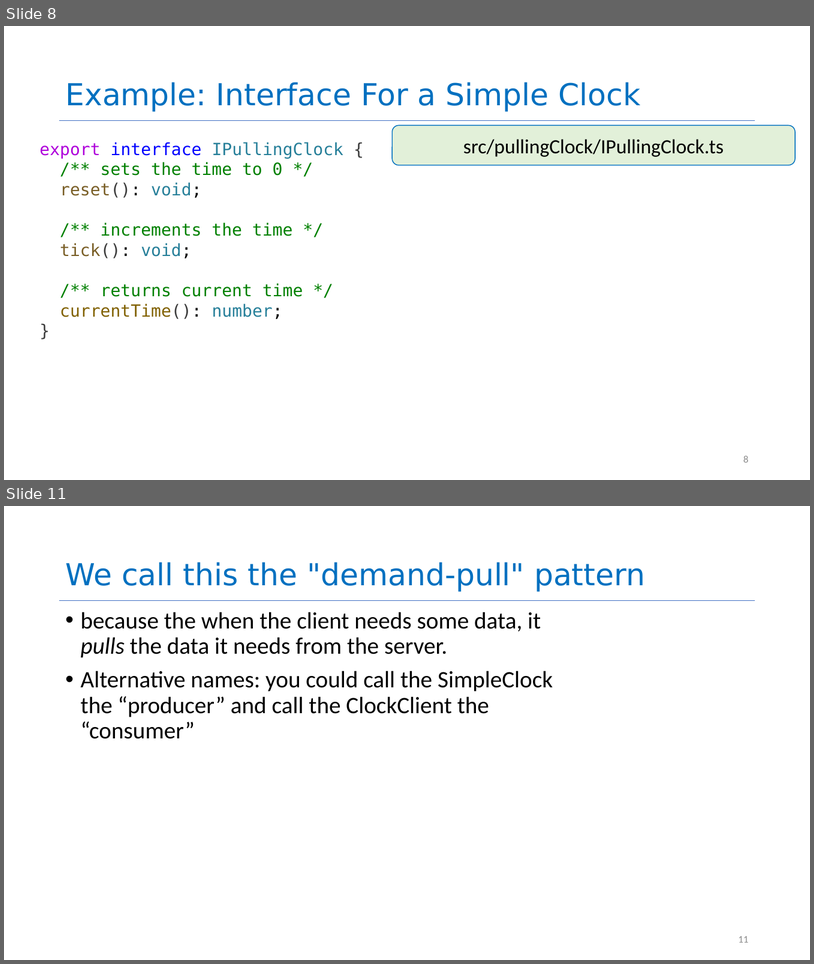
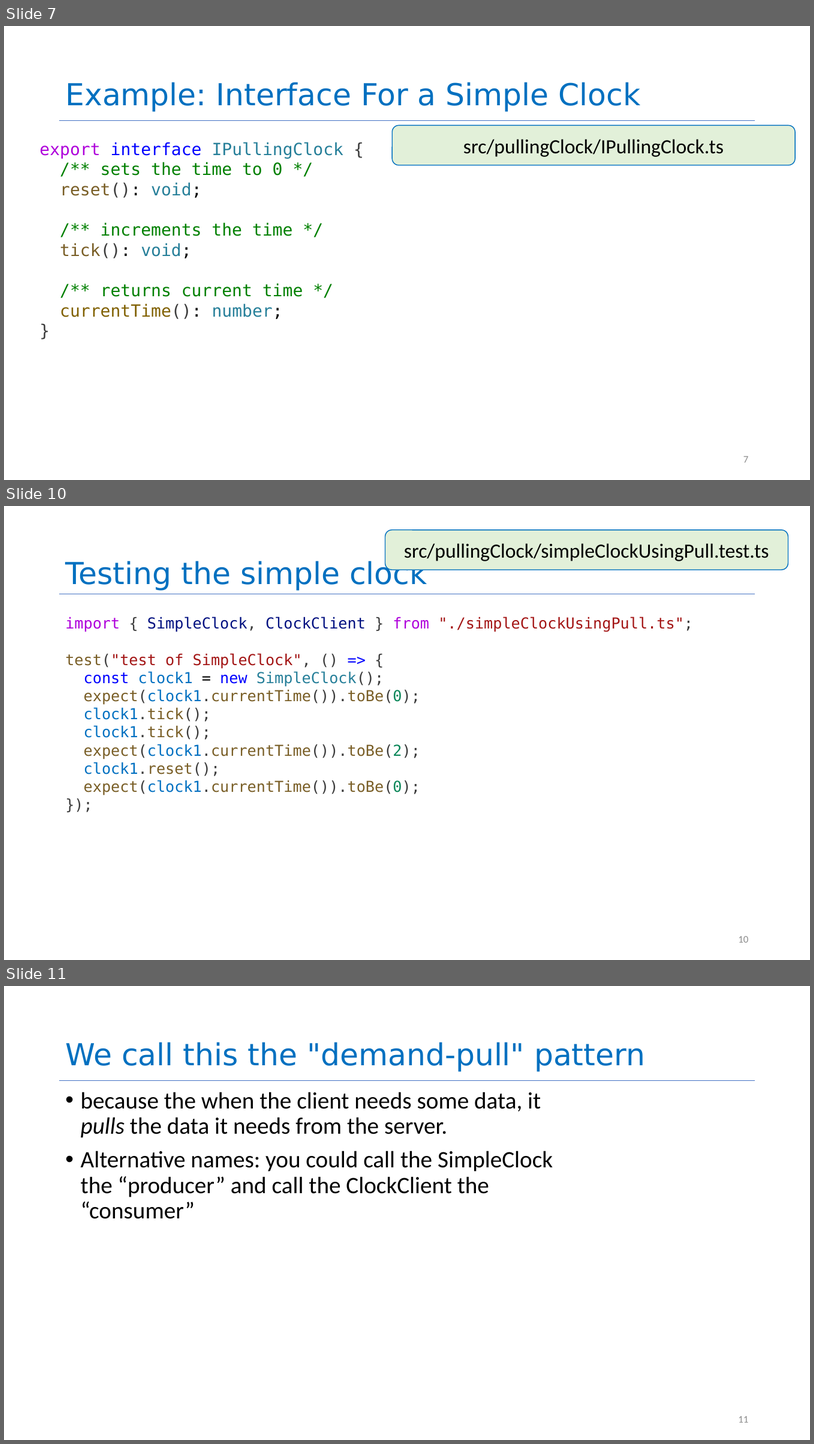
Before and after one commit to neu-se/CS4530-Spring-2026, a slide deck: Slides/Module 11.1 Interaction-Level Design.pptx. Shown one above the other, each under a label of ours: slides 8 and 11 before the commit, slides 7, 10 and 11 after it; the slides between them are not shown. The pictures are 814x964 and 814x1444 pixels, drawn with LibreOffice and Linux fonts; fonts in the diff are those of the drawing. Boxes give left, top, right and bottom in pixels: in the first picture for what was removed or moved away, otherwise in the second. Text is boxed around its words. In the diff, an @@ line names an element or a change of style, - is before the commit and + after.

```diff
--- a/Slides/Module 11.1 Interaction-Level Design.pptx
+++ b/Slides/Module 11.1 Interaction-Level Design.pptx
@@ slide 10 added at (4,506,810,960), background #FFFFFF @@
@@ rounded rectangle added at (386,530,789,570), fill #E2F0D9, outline #0070C0 1 pt, 24 pt, text #000000 @@
+src/pullingClock/simpleClockUsingPull.test.ts
@@ title added at (65,559,427,591), 36 pt, text #0070C0 @@
+Testing the simple clock
@@ line added from (60, 594) to (755, 594), #4472C4 0.5 pt @@
@@ text added at (65,616,693,795), 18 pt, text #795E26 @@
+import { SimpleClock, ClockClient } from "./simpleClockUsingPull.ts";
+test("test of SimpleClock", () => {
+const clock1 = new SimpleClock();
+expect(clock1.currentTime()).toBe(0);
+clock1.tick();
+clock1.tick();
+expect(clock1.currentTime()).toBe(2);
+clock1.reset();
+expect(clock1.currentTime()).toBe(0);
+});
@@ page number added at (738,936,749,942), 12 pt, text #8C8C8C @@
+10
@@ what was slide 8 is now slide 7 @@
@@ page number at (744,456,749,462): text changed @@
-8
+7
```
Also in this commit, not shown: 10 slides changed, 5 other slides added, 4 slides removed.
